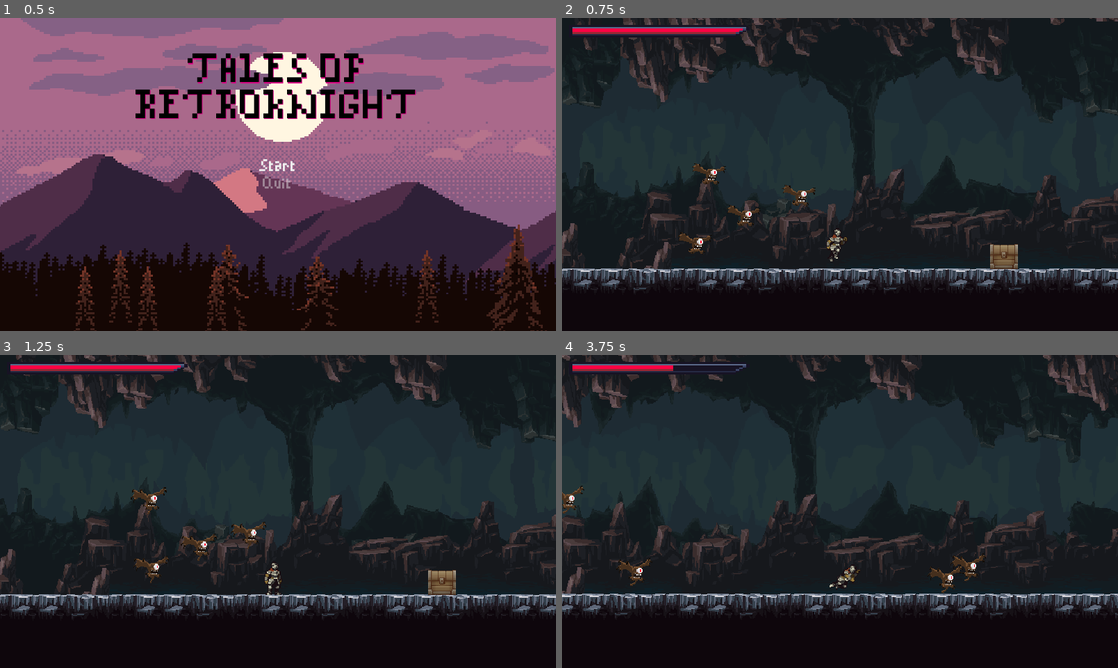
Above: before the commit, frames 1-4 (two rows, left to right).
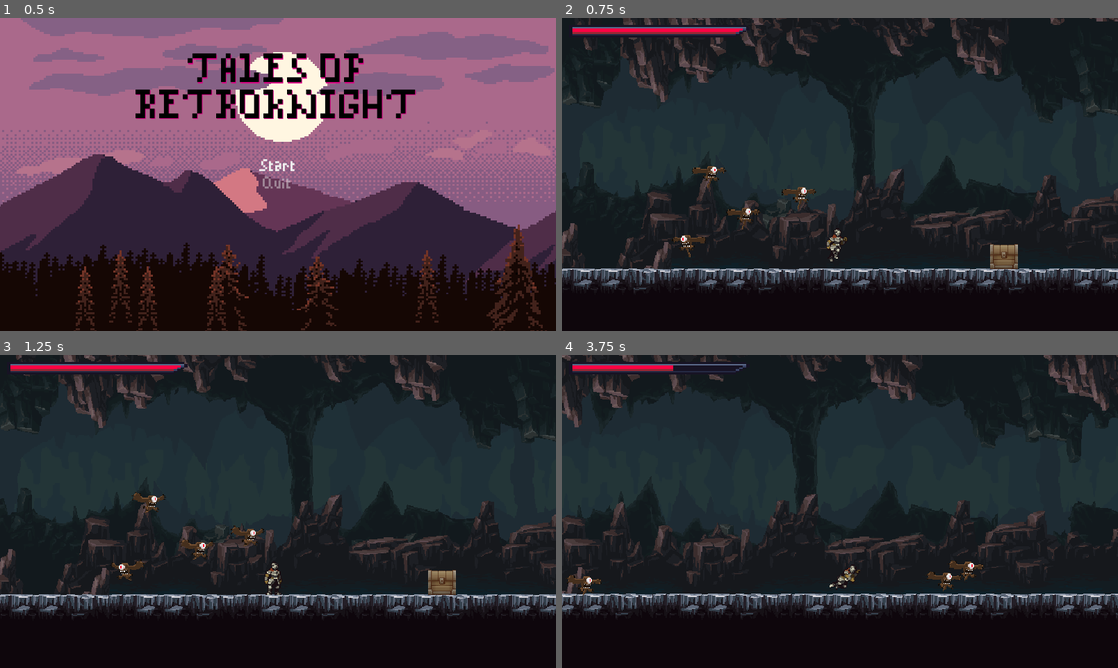
Above: after the commit, the same moments.

Repository: Astrol99/RetroKnight
Game: Godot game, scene res://scenes/MainMenu.tscn
Same seed, same stepped clock (60 frames per second), same inputs: the game is played once before the commit and once after it.
Inputs (mouse positions are in pixels of both pictures, inside the frame that each line leads up to):
- Up to frame 1 (0.5 s): no input
- Up to frame 2 (0.75 s): click "Start" at 0.5 s
- Up to frame 3 (1.25 s): no input
- Up to frame 4 (3.75 s): move the mouse to (962, 495) at 1.27 s; hold Right (ui_right) 1.28-2.78 s; tap Shift (roll) at 1.35, 2.3, 2.85, 3.6 s; tap Up (ui_up) at 1.52, 2.27 s; move the mouse to (728, 527) at 2.02 s; click (728, 527) at 2.1 s; move the mouse to (895, 442) at 2.77 s; hold Left (ui_left) 2.78-3.53 s; move the mouse to (812, 574) at 3.52 s; hold Right (ui_right) from 3.53 s (still down)

Frame 1 is identical in both runs. In frame 2, 0.6% of the frame differs, in the area x 20-46%, y 46-77%; in frame 3, 0.8%; in frame 4, 3.8%, in the area x 0-100%, y 0-84%.

Commit message:
Added wander state for enemies

Diff:
--- a/scenes/Flying Eye.tscn
+++ b/scenes/Flying Eye.tscn
@@ -10,6 +10,7 @@
 [ext_resource path="res://scenes/PlayerDetectionZone.tscn" type="PackedScene" id=8]
 [ext_resource path="res://scenes/Hitbox.tscn" type="PackedScene" id=9]
 [ext_resource path="res://scenes/SoftCollision.tscn" type="PackedScene" id=10]
+[ext_resource path="res://scenes/WanderController.tscn" type="PackedScene" id=11]
 
 [sub_resource type="AtlasTexture" id=1]
 atlas = ExtResource( 2 )
@@ -155,7 +156,7 @@
 [node name="AnimatedSprite" type="AnimatedSprite" parent="."]
 frames = SubResource( 25 )
 animation = "flight"
-frame = 2
+frame = 6
 speed_scale = 2.0
 playing = true
 
@@ -195,6 +196,8 @@
 [node name="CollisionShape2D" parent="SoftCollision" index="0"]
 shape = SubResource( 30 )
 
+[node name="WanderController" parent="." instance=ExtResource( 11 )]
+
 [connection signal="area_entered" from="Hurtbox" to="." method="_on_Hurtbox_area_entered"]
 [connection signal="no_health" from="Stats" to="." method="_on_Stats_no_health"]
 [connection signal="body_entered" from="Hitbox" to="." method="_on_Hitbox_body_entered"]
--- /dev/null
+++ b/scenes/WanderController.tscn
@@ -0,0 +1,12 @@
+[gd_scene load_steps=2 format=2]
+
+[ext_resource path="res://scripts/WanderController.gd" type="Script" id=1]
+
+[node name="WanderController" type="Node2D"]
+script = ExtResource( 1 )
+
+[node name="Timer" type="Timer" parent="."]
+one_shot = true
+autostart = true
+
+[connection signal="timeout" from="Timer" to="." method="_on_Timer_timeout"]
--- a/scripts/Flying Eye.gd
+++ b/scripts/Flying Eye.gd
@@ -5,6 +5,7 @@
 onready var _player_detection_zone = $PlayerDetectionZone
 onready var _hurtbox = $Hurtbox
 onready var _soft_collision = $SoftCollision
+onready var _wander_controller = $WanderController
 
 export var ACCELERATION = 50
 export var MAX_SPEED = 500
@@ -20,6 +21,9 @@
 var velocity = Vector2.ZERO
 var knockback = Vector2.ZERO
 
+func _ready():
+	state = pick_rand_state([IDLE, WANDER])
+
 func _physics_process(delta):
 	knockback = knockback.move_toward(Vector2.ZERO, FRICTION * delta)
 	knockback = move_and_slide(knockback)
@@ -28,27 +32,42 @@
 		IDLE:
 			velocity = velocity.move_toward(Vector2.ZERO, FRICTION * delta)
 			seek_player()
-
+			if _wander_controller.get_time_left() == 0:
+				update_wander()
 		WANDER:
-			pass
-
+			seek_player()
+			if _wander_controller.get_time_left() == 0:
+				update_wander()
+			accelerate_towards_point(delta, _wander_controller.target_position)
+			if global_position.distance_to(_wander_controller.target_position) <= MAX_SPEED * delta:
+				update_wander()
 		CHASE:
 			var player = _player_detection_zone.player
 			if player:
-				var direction = position.direction_to(player.global_position)
-				velocity = velocity.move_toward(direction * MAX_SPEED, ACCELERATION * delta)
+				accelerate_towards_point(delta, player.global_position)
 			else:
 				state = IDLE
-
-			_animated_sprite.flip_h = velocity.x < 0
 
 	if _soft_collision.is_colliding():
 		velocity += _soft_collision.get_push_vector() * delta * 400
 	velocity = move_and_slide(velocity)
 
+func accelerate_towards_point(delta, point):
+	var direction = position.direction_to(point)
+	velocity = velocity.move_toward(direction * MAX_SPEED, ACCELERATION * delta)
+	_animated_sprite.flip_h = velocity.x < 0
+
+func update_wander():
+	state = pick_rand_state([IDLE, WANDER])
+	_wander_controller.start_wander_timer(rand_range(1,3))
+
 func seek_player():
 	if _player_detection_zone.player:
 		state = CHASE
+
+func pick_rand_state(state_list):
+	state_list.shuffle()
+	return state_list.pop_front()
 
 func _on_Hurtbox_area_entered(area):
 	knockback = area.knockback_vector * 100
--- a/scripts/MainMenu.gd
+++ b/scripts/MainMenu.gd
@@ -3,6 +3,7 @@
 onready var _parallax_background = $ParallaxBackground
 
 func _ready():
+	randomize()
 	$VBoxContainer/Start.grab_focus()
 
 func _process(delta):
--- /dev/null
+++ b/scripts/WanderController.gd
@@ -0,0 +1,24 @@
+extends Node2D
+
+export(int) var wander_range = 32
+
+onready var start_position = global_position
+onready var target_position = global_position
+
+onready var timer = $Timer
+
+func _ready():
+	update_target_position()
+
+func update_target_position():
+	var target_vector = Vector2(rand_range(-wander_range, wander_range), rand_range(-wander_range, wander_range))
+	target_position = start_position + target_vector
+
+func get_time_left():
+	return timer.time_left
+
+func _on_Timer_timeout():
+	update_target_position()
+
+func start_wander_timer(duration):
+	timer.start(duration)
Not shown: 1 places in scenes/Flying Eye.tscn that only renumber resources
